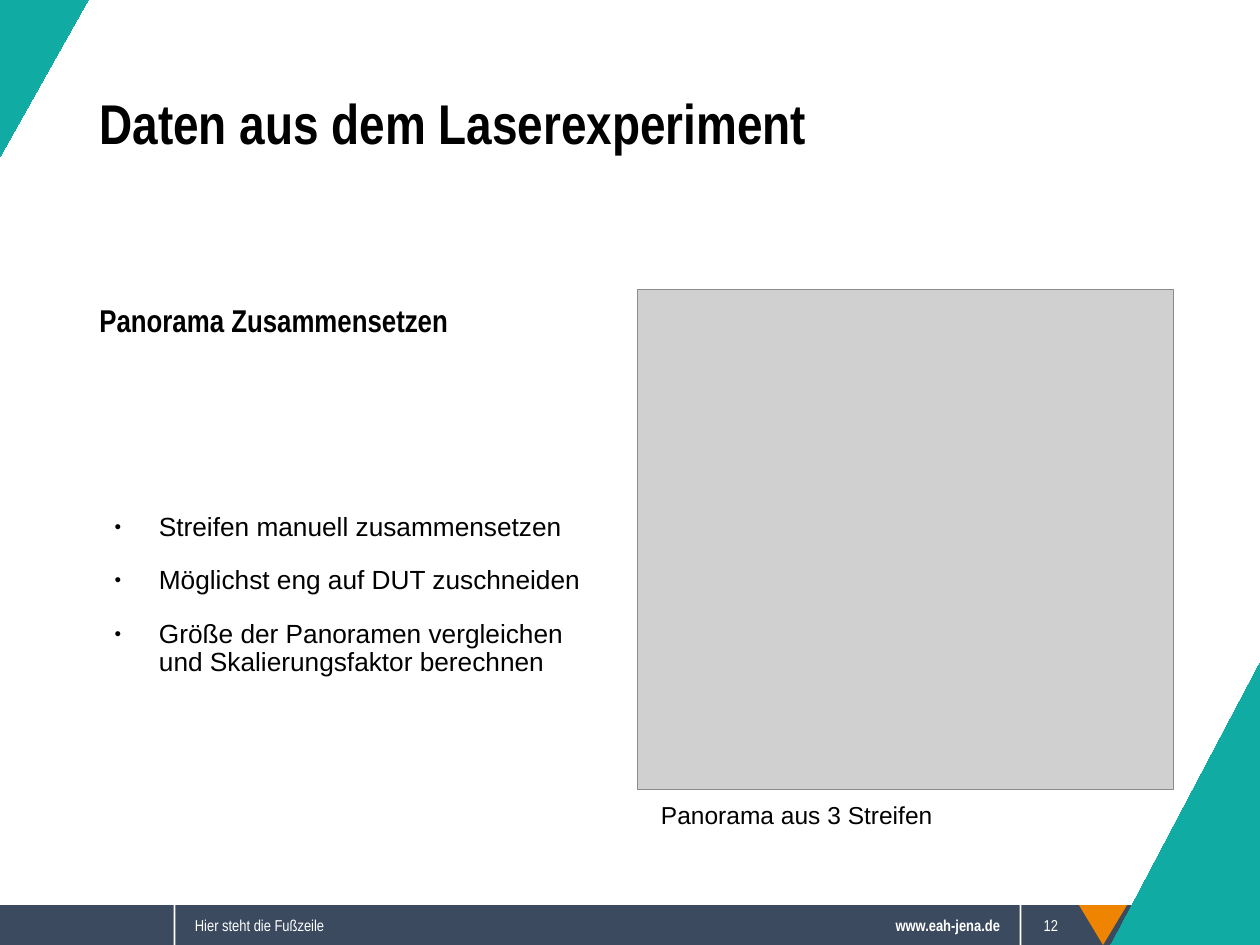
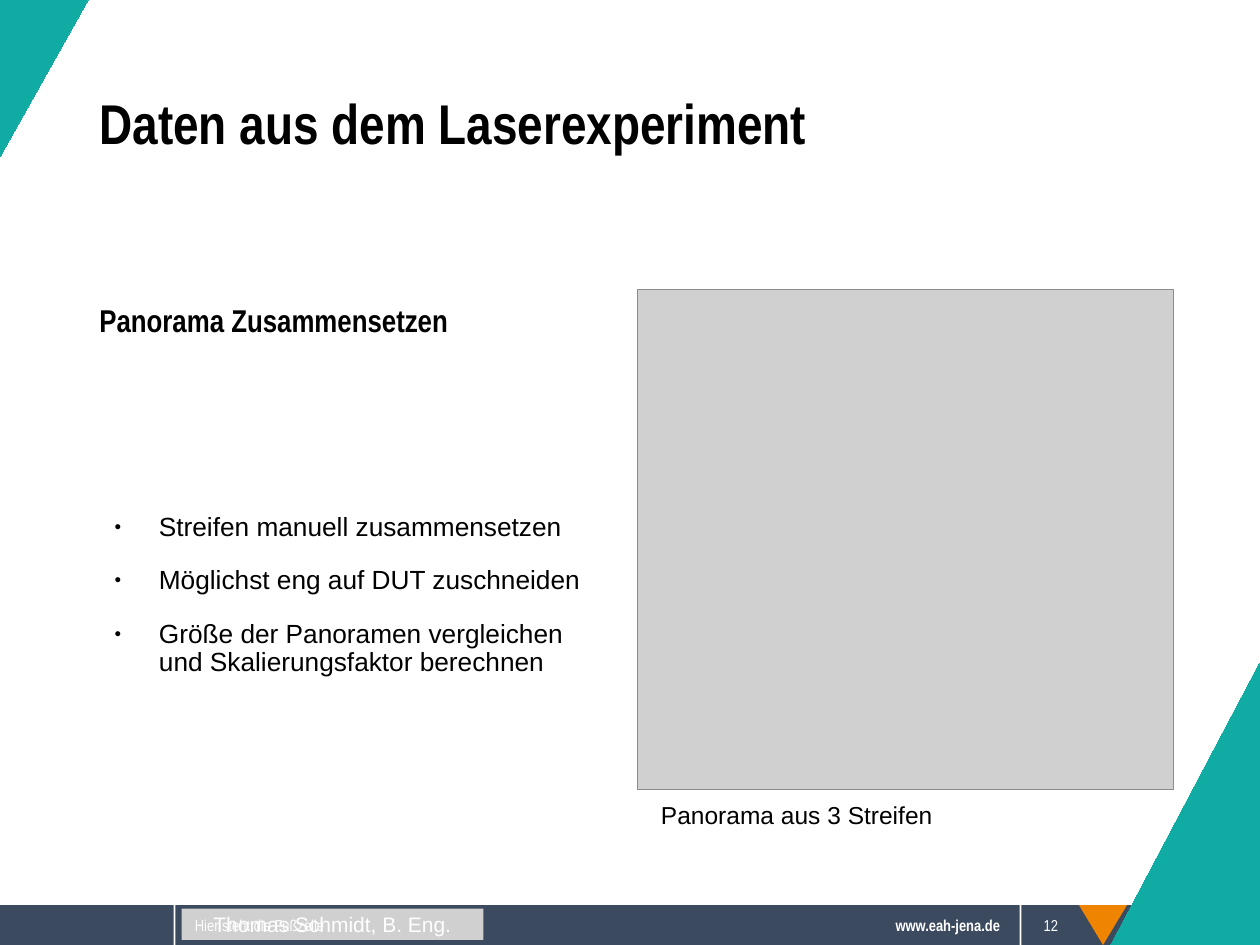
Before and after one commit to Sappy5053/Komplexpraktikum, a slide deck: slide 12 of Präsentation.odp. Drawn at 1260x945 pixels with LibreOffice and Linux fonts; fonts in the diff are those of the drawing; grey boxes stand for pictures; background and template pictures are left out. Boxes give left, top, right and bottom in pixels: in the first picture for what was removed or moved away, otherwise in the second. Text is boxed around its words. In the diff, an @@ line names an element or a change of style, - is before the commit and + after.

```diff
--- a/Präsentation.odp
+++ b/Präsentation.odp
@@ picture added at box(181, 908, 484, 940), 12 pt, text #FFFFFF @@
+Thomas Schmidt, B. Eng.
```
Also in this commit, not shown: 15 other slides changed, 1 other file.
